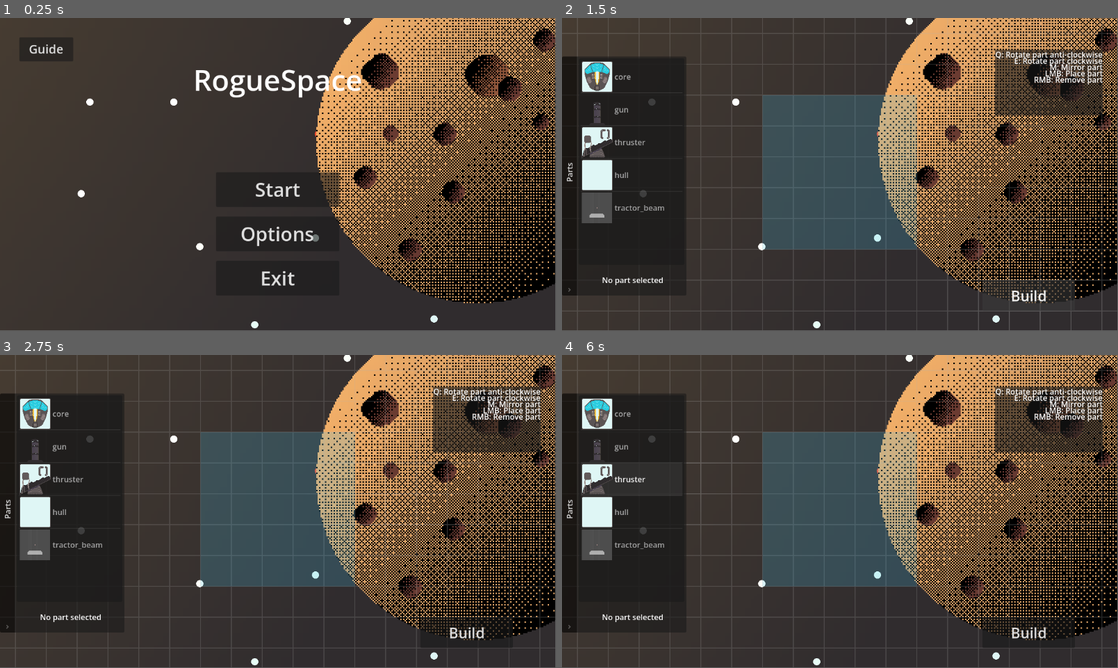
Above: before the commit, frames 1-4 (two rows, left to right).
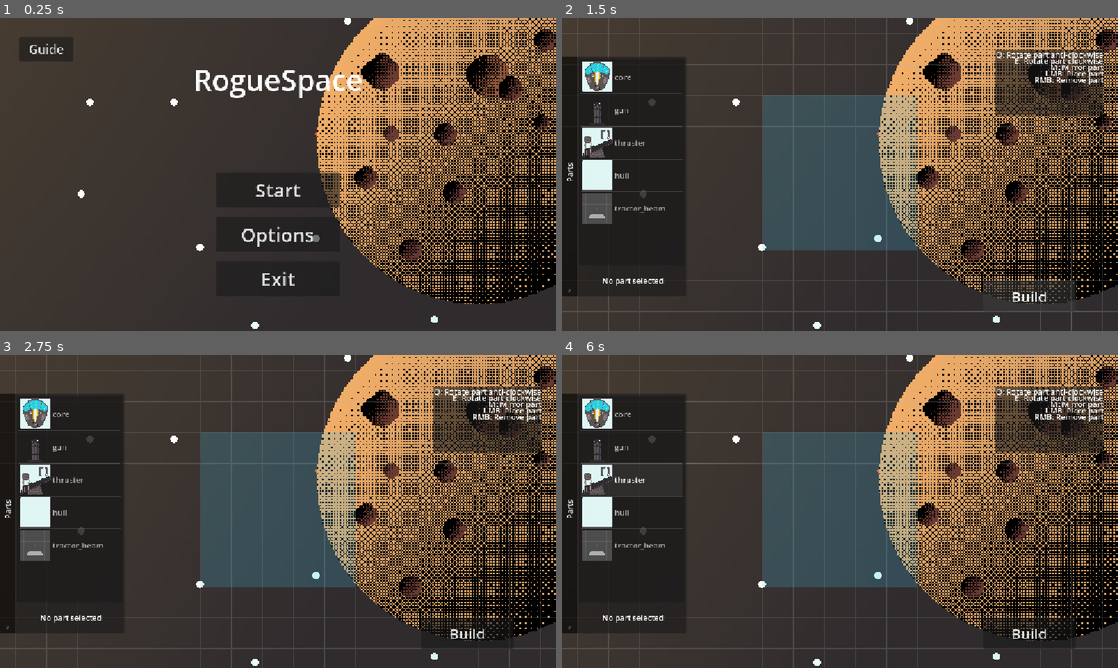
Above: after the commit, the same moments.

Repository: Taydo629/RogueSpace
Game: Godot game, scene res://scenes/main/scenes/main_game.tscn
Same seed, same stepped clock (60 frames per second), same inputs: the game is played once before the commit and once after it.
Inputs (mouse positions are in pixels of both pictures, inside the frame that each line leads up to):
- Up to frame 1 (0.25 s): no input
- Up to frame 2 (1.5 s): click "Start" at 0.5 s; click "Build" at 1.25 s
- Up to frame 3 (2.75 s): tap Enter at 2 s; move the mouse to (400, 495) at 2.02 s; hold Space (thrust) from 2.03 s (still down); tap E (e) at 2.1 s; click (400, 495) at 2.17 s
- Up to frame 4 (6 s): move the mouse to (728, 527) at 2.77 s; release Space (thrust) at 2.78 s; tap E (e) at 2.85, 3.8, 4.55, 5.3 s; tap Enter at 3.5, 5 s; move the mouse to (895, 442) at 3.52 s; press the mouse at (895, 442) at 3.53 s; hold Space (thrust) 3.53-5.03 s; move the mouse to (812, 574) at 4.27 s; release the mouse at (812, 574) at 4.28 s; right-click (812, 574) at 4.35 s; click (812, 574) at 4.42 s; move the mouse to (1006, 558) at 5.02 s; tap Mouse wheel down (scroll_down) at 5.1 s; tap Space (thrust) at 5.75 s; move the mouse to (673, 464) at 5.77 s; tap Mouse wheel up (scroll_up) at 5.85 s
In our replay, the window is 799x449 before the commit and 800x450 after it. These sizes can differ from the game's own. Grey fills any space a smaller window leaves; there, only what the larger window draws over its background counts as a difference.

The runs differ from the first frame. In frame 1, 16% of the frame differs, in the area x 5-100%, y 0-100%; in frame 2, 17%; in frame 3, 18%, in the area x 0-100%, y 0-100%; in frame 4, 18%.

Commit message:
change firerate of weapon

Diff:
--- a/Parts/BaseParts/BaseWeapon/scenes/base_weapon.tscn
+++ b/Parts/BaseParts/BaseWeapon/scenes/base_weapon.tscn
@@ -7,17 +7,18 @@
 [ext_resource type="Texture2D" uid="uid://dah25nye2hp8a" path="res://assets/Gun_sprite.png" id="4_hgcxr"]
 
 [sub_resource type="RectangleShape2D" id="RectangleShape2D_og67c"]
-size = Vector2(64, 64)
+size = Vector2(16, 48)
 
 [node name="BaseWeapon" unique_id=2026258003 groups=["weapon"] instance=ExtResource("1_iod1e")]
 script = ExtResource("2_iod1e")
 part_health = 100
 round_scene = ExtResource("3_hbf1n")
-fire_rate = 0.2
-weapon_damage = 10
-round_speed = 750
+fire_rate = 0.1
+weapon_damage = 2
+round_speed = 1400
 
 [node name="CollisionShape2D" type="CollisionShape2D" parent="HurtArea" parent_id_path=PackedInt32Array(991278418) index="0" unique_id=1332612912]
+position = Vector2(0, 8)
 shape = SubResource("RectangleShape2D_og67c")
 
 [node name="Polygon2D" type="Polygon2D" parent="." index="2" unique_id=681419800]
@@ -26,6 +27,7 @@
 polygon = PackedVector2Array(-32, 32, 32, 32, 32, -32, -32, -32)
 
 [node name="Collider" type="CollisionShape2D" parent="." index="3" unique_id=1205025702]
+position = Vector2(0, 8)
 shape = SubResource("RectangleShape2D_og67c")
 
 [node name="Muzzle" type="Node2D" parent="." index="4" unique_id=56975353]
--- a/project.godot
+++ b/project.godot
@@ -19,6 +19,11 @@
 
 ShipInfo="*uid://durrve7qq0oxc"
 Inventory="*uid://c37avumkds57"
+
+[display]
+
+window/stretch/mode="canvas_items"
+window/stretch/aspect="expand"
 
 [input]
 
